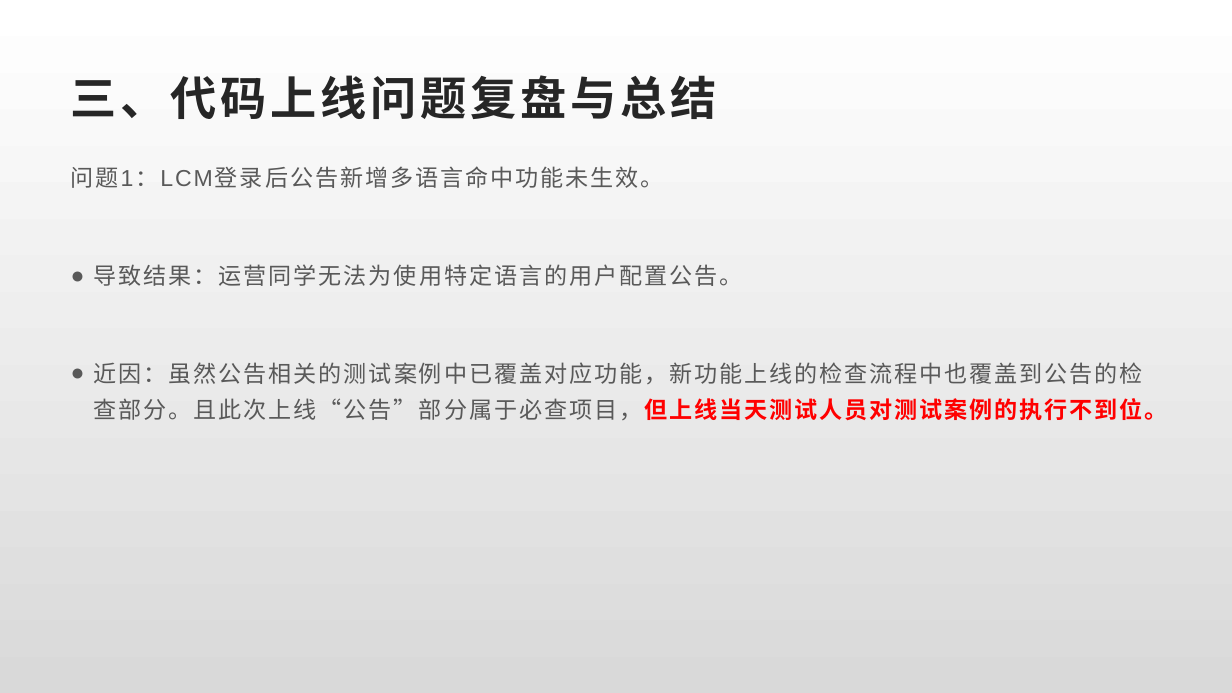
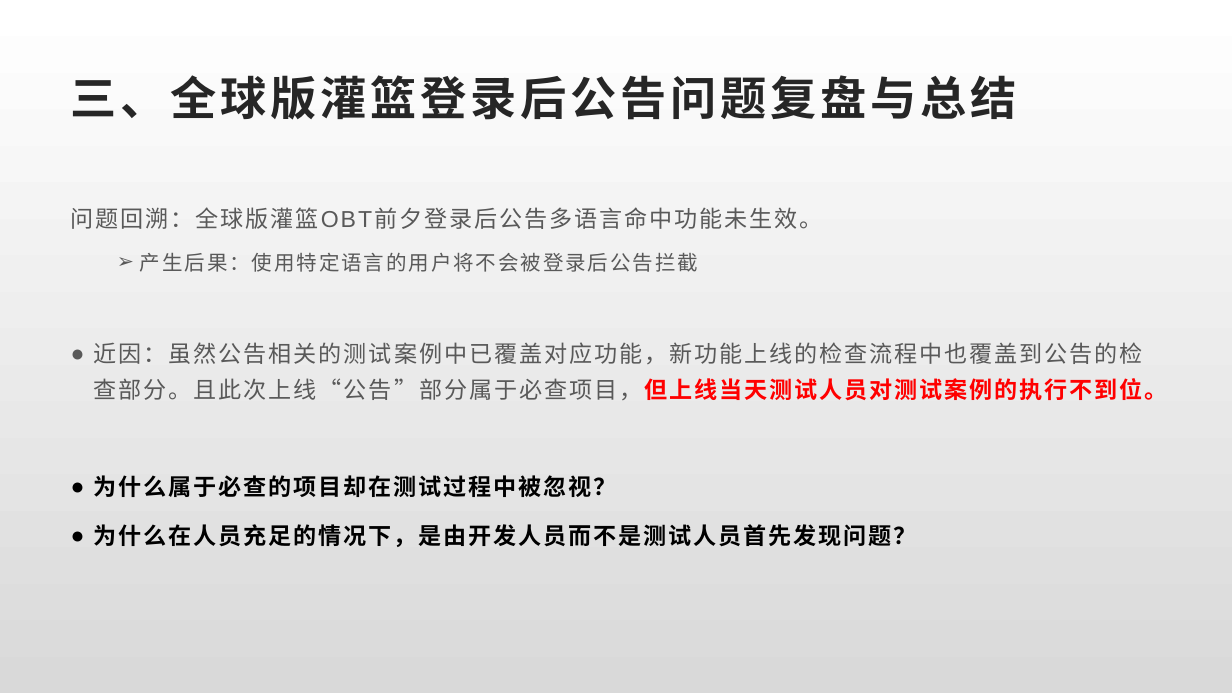
Before and after one commit to Rexixe1993/JavaScriptLesson, a slide deck: slide 8 of 全球版灌篮OBT复盘总结.pptx (slide 13 before the commit). Drawn at 1232x693 pixels with LibreOffice and Linux fonts; fonts in the diff are those of the drawing. Boxes give left, top, right and bottom in pixels: in the first picture for what was removed or moved away, otherwise in the second. Text is boxed around its words. In the diff, an @@ line names an element or a change of style, - is before the commit and + after.

```diff
--- a/全球版灌篮OBT复盘总结.pptx
+++ b/全球版灌篮OBT复盘总结.pptx
@@ title at (x1=71, y1=75, x2=1017, y2=120): text changed @@
-三、代码上线问题复盘与总结
+三、全球版灌篮登录后公告问题复盘与总结
@@ text at (x1=71, y1=207, x2=823, y2=272): text changed @@
-问题1：LCM登录后公告新增多语言命中功能未生效。
-● 导致结果：运营同学无法为使用特定语言的用户配置公告。
+问题回溯：全球版灌篮OBT前夕登录后公告多语言命中功能未生效。
+  ➢ 产生后果：使用特定语言的用户将不会被登录后公告拦截
@@ text at (x1=94, y1=475, x2=917, y2=547): paragraphs added @@
+● 为什么属于必查的项目却在测试过程中被忽视？
+● 为什么在人员充足的情况下，是由开发人员而不是测试人员首先发现问题？
```
Also in this commit, not shown: 5 other slides changed, 2 slides added, 6 slides removed.
